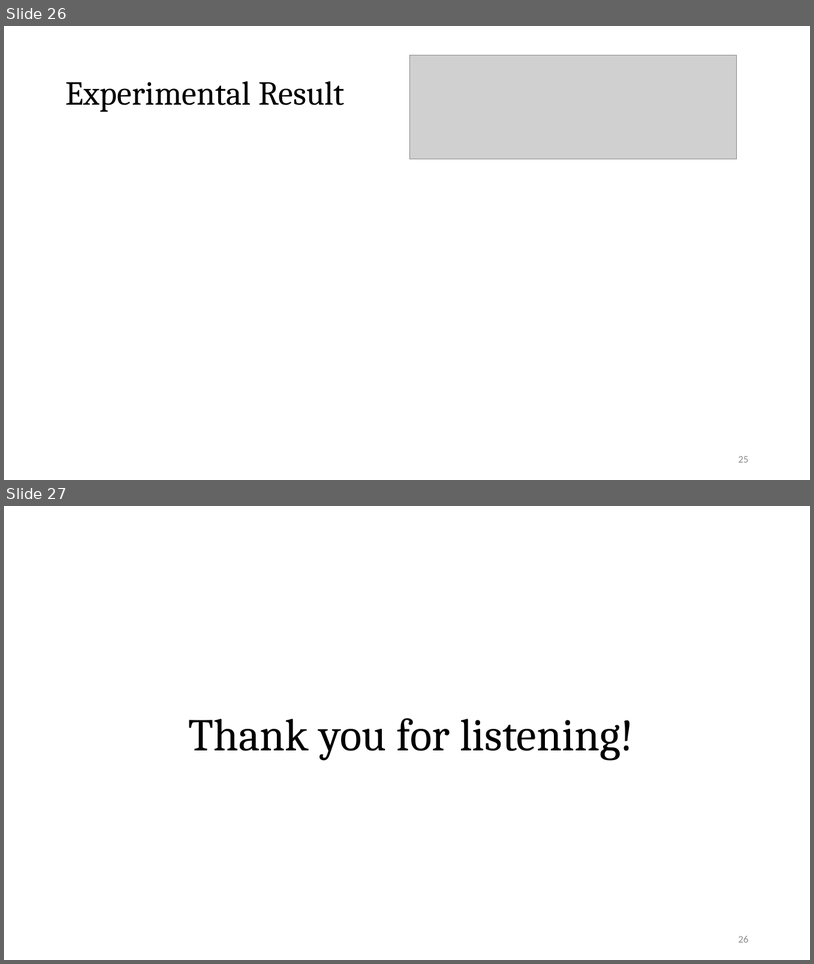
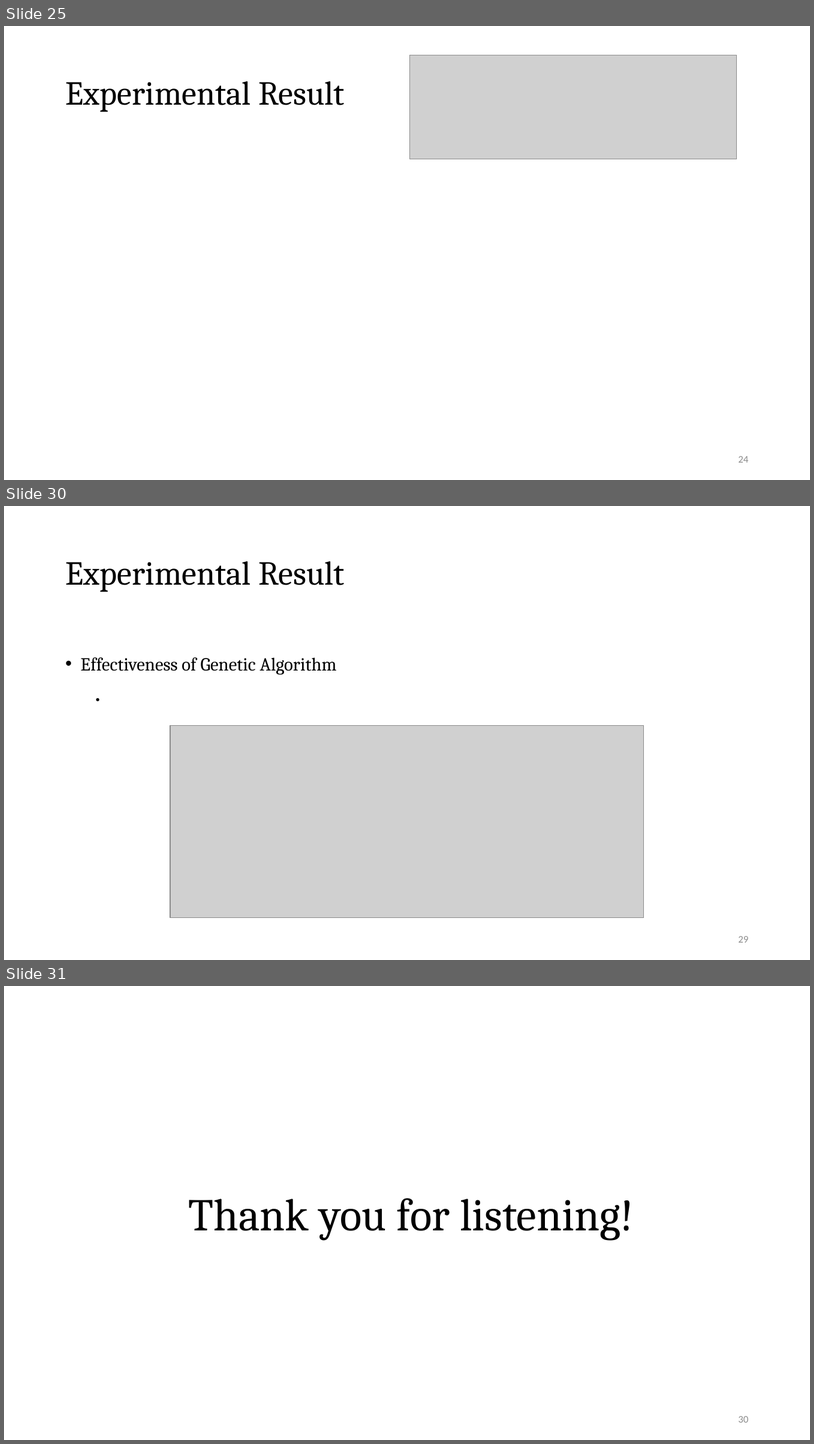
Before and after one commit to Pacific-Feng-Studuies/Studied-Papers, a slide deck: DAC2024/MOGA-CmpCNN/MOGA-CmpCNN A Multi-Objective Genetic Algorithm Intergrated with CmpCNN Model for CMP-Aware Metal Fill.pptx. Shown one above the other, each under a label of ours: slides 26 and 27 before the commit, slides 25, 30 and 31 after it; the slides between them are not shown. The pictures are 814x964 and 814x1444 pixels, drawn with LibreOffice and Linux fonts; fonts in the diff are those of the drawing; grey boxes stand for pictures. Boxes give left, top, right and bottom in pixels: in the first picture for what was removed or moved away, otherwise in the second. Text is boxed around its words. In the diff, an @@ line names an element or a change of style, - is before the commit and + after.

```diff
--- a/DAC2024/MOGA-CmpCNN/MOGA-CmpCNN A Multi-Objective Genetic Algorithm Intergrated with CmpCNN Model for CMP-Aware Metal Fill.pptx
+++ b/DAC2024/MOGA-CmpCNN/MOGA-CmpCNN A Multi-Objective Genetic Algorithm Intergrated with CmpCNN Model for CMP-Aware Metal Fill.pptx
@@ slide 30 added at bbox=[4, 506, 810, 960], background #FFFFFF @@
@@ title added at bbox=[65, 561, 345, 592], 40 pt, text #000000 @@
+Experimental Result
@@ text added at bbox=[81, 657, 337, 675], 22 pt, text #000000 @@
+• Effectiveness of Genetic Algorithm
@@ picture added at bbox=[170, 725, 645, 918] @@
@@ page number added at bbox=[738, 936, 749, 942], 12 pt, text #8C8C8C @@
+29
@@ what was slide 26 is now slide 25 @@
@@ page number at bbox=[738, 456, 749, 462]: text changed @@
-25
+24
@@ what was slide 27 is now slide 31 @@
@@ page number at bbox=[738, 1416, 749, 1422]: text changed @@
-26
+30
```
Also in this commit, not shown: 4 other slides added, 1 slide removed.
